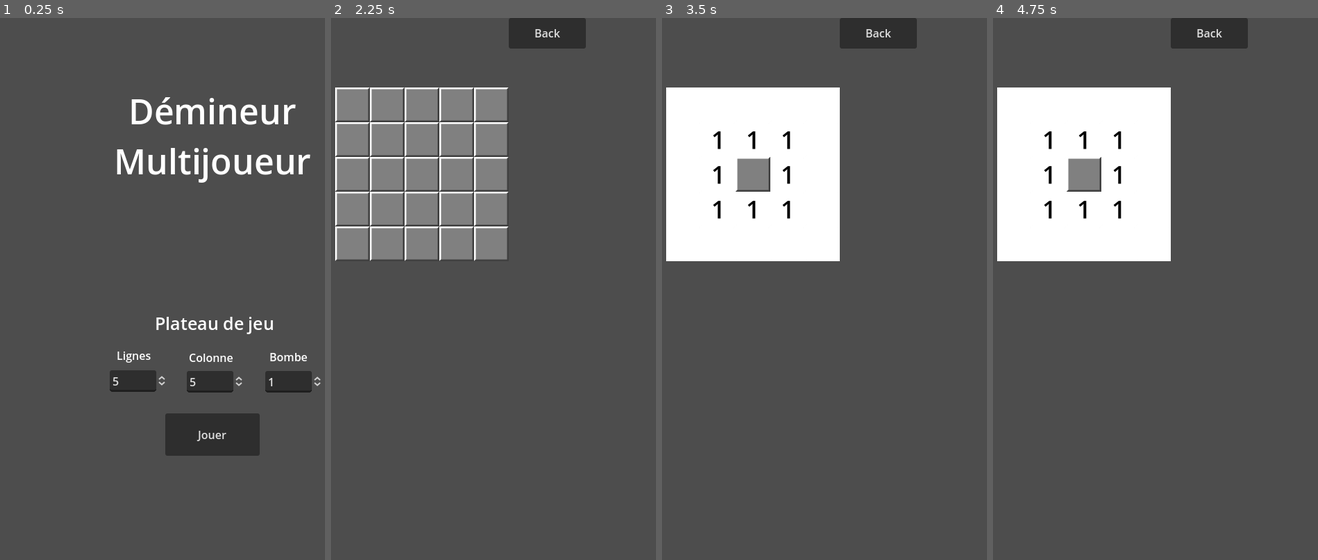
Above: before the commit, frames 1-4 (left to right).
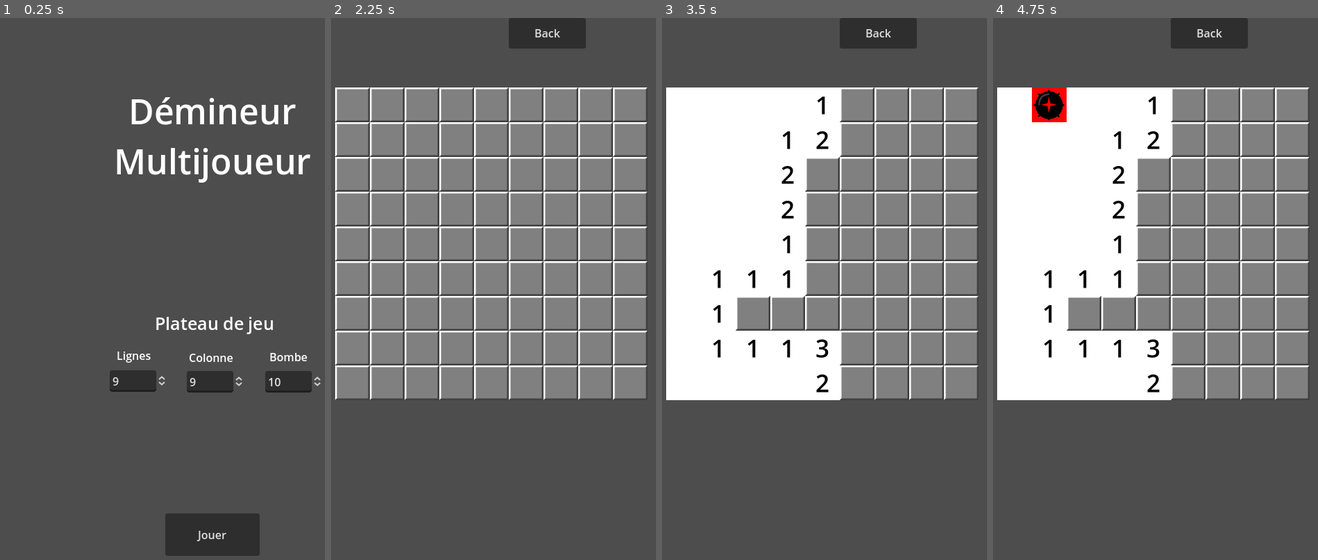
Above: after the commit, the same moments.

Repository: Jean-JacquesValmont/DemineurMultijoueur
Game: Godot game, scene res://Scene/Menu.tscn
Same seed, same stepped clock (60 frames per second), same inputs: the game is played once before the commit and once after it.
Inputs (mouse positions are in pixels of both pictures, inside the frame that each line leads up to):
- Up to frame 1 (0.25 s): no input
- Up to frame 2 (2.25 s): click "Jouer" at 0.5 s; click "Back" at 1.25 s; click "Jouer" at 2 s
- Up to frame 3 (3.5 s): tap Enter at 2.75 s; move the mouse to (684, 104) at 2.77 s; click (684, 104) at 2.92 s
- Up to frame 4 (4.75 s): tap Space at 3.5 s; move the mouse to (1048, 104) at 3.52 s; click (1048, 104) at 3.67 s; tap Enter at 4.25 s; move the mouse to (1084, 104) at 4.27 s; click (1084, 104) at 4.42 s

The runs differ from the first frame. In frame 1, 4.6% of the frame differs, in the area x 34-87%, y 66-100%; in frame 2, 34%; in frame 3, 38%; in frame 4, 39%, in the area x 1-98%, y 12-71%.

Commit message:
Modified checkSquare for updated the game because the bombs has very easy to find.

Diff:
--- a/Scene/Menu.tscn
+++ b/Scene/Menu.tscn
@@ -35,9 +35,9 @@
 anchor_right = 0.5
 anchor_bottom = 1.0
 offset_left = -68.0
-offset_top = -231.0
+offset_top = -87.0
 offset_right = 68.0
-offset_bottom = -170.0
+offset_bottom = -26.0
 grow_horizontal = 2
 grow_vertical = 0
 text = "Jouer"
@@ -97,7 +97,7 @@
 offset_bottom = 152.0
 min_value = 2.0
 max_value = 10.0
-value = 5.0
+value = 9.0
 
 [node name="SpinBoxColumn" type="SpinBox" parent="Settings"]
 layout_mode = 0
@@ -107,7 +107,7 @@
 offset_bottom = 153.0
 min_value = 2.0
 max_value = 10.0
-value = 5.0
+value = 9.0
 
 [node name="SpinBoxBomb" type="SpinBox" parent="Settings"]
 layout_mode = 0
@@ -117,7 +117,7 @@
 offset_bottom = 153.0
 min_value = 1.0
 max_value = 20.0
-value = 1.0
+value = 10.0
 
 [connection signal="button_down" from="ButtonPlay" to="." method="_on_button_play_button_down"]
 [connection signal="value_changed" from="Settings/SpinBoxLine" to="." method="_on_spin_box_line_value_changed"]
--- a/Script/Game.gd
+++ b/Script/Game.gd
@@ -32,15 +32,15 @@
 	for i in range(rowSize):
 		var row = []
 		for j in range(columnSize):
-			row.append(null)
+			row.append("hidden")
 		GlobalVariable.boardGame.append(row)
 	#print(GlobalVariable.boardGame)
 
 func _on_button_pressed():
 	GlobalVariable.boardGame = []
-	GlobalVariable.line = 5
-	GlobalVariable.column = 5
-	GlobalVariable.bomb = 1
+	GlobalVariable.line = 9
+	GlobalVariable.column = 9
+	GlobalVariable.bomb = 10
 	GlobalVariable.firstSquareClicked = false
 	GlobalVariable.bombExplosed = false
 	GlobalVariable.winGame = false
--- a/Script/GlobalVariable.gd
+++ b/Script/GlobalVariable.gd
@@ -1,9 +1,9 @@
 extends Node
 
 var boardGame = []
-var line = 5
-var column = 5
-var bomb = 1
+var line = 9
+var column = 9
+var bomb = 10
 var firstSquareClicked = false
 var bombExplosed = false
 var winGame = false
--- a/Script/Square.gd
+++ b/Script/Square.gd
@@ -27,6 +27,7 @@
 				else:
 					if GlobalVariable.boardGame[i][j] == null:
 						get_node("SquareEmpty").visible = true
+						hasClicked = true
 					else:
 						get_node("SquareWithBomb").visible = true
 						GlobalVariable.bombExplosed = true
@@ -46,15 +47,21 @@
 func checkSquare(iParam, jParam, offset_I, offset_J):
 	# Vérifie que les indices sont dans les limites du tableau
 	if (iParam + offset_I >= 0 and iParam + offset_I < GlobalVariable.column) and (jParam + offset_J >= 0 and jParam + offset_J < GlobalVariable.line):
+		# Si la case contient une bombe
+		if GlobalVariable.boardGame[iParam + offset_I][jParam + offset_J] == "bomb":
+			numberOfBombAround += 1
+
+func revealSquare(iParam, jParam, offset_I, offset_J):
+	# Vérifie que les indices sont dans les limites du tableau
+	if (iParam + offset_I >= 0 and iParam + offset_I < GlobalVariable.column) and (jParam + offset_J >= 0 and jParam + offset_J < GlobalVariable.line):
 		# Si la case est vide
-		if GlobalVariable.boardGame[iParam + offset_I][jParam + offset_J] == null:
+		if GlobalVariable.boardGame[iParam + offset_I][jParam + offset_J] == "hidden":
 			var numberOfChildren = get_parent().get_child_count()
 			for f in range(numberOfChildren):
 				# Vérifie si le carré correspondant est trouvé
 				if get_parent().get_child(f).i == iParam + offset_I and get_parent().get_child(f).j == jParam + offset_J:
 					get_parent().get_child(f).get_node("SquareEmpty").visible = true
-		else:
-			numberOfBombAround += 1
+					GlobalVariable.boardGame[iParam + offset_I][jParam + offset_J] = "reveal"
 
 func checkAroundSquare(iParam,jParam):
 	numberOfBombAround = 0
@@ -66,6 +73,16 @@
 	checkSquare(iParam,jParam,1,-1)
 	checkSquare(iParam,jParam,0,-1)
 	checkSquare(iParam,jParam,-1,-1)
+
+	if numberOfBombAround == 0:
+		revealSquare(iParam,jParam,-1,0)
+		revealSquare(iParam,jParam,-1,1)
+		revealSquare(iParam,jParam,0,1)
+		revealSquare(iParam,jParam,1,1)
+		revealSquare(iParam,jParam,1,0)
+		revealSquare(iParam,jParam,1,-1)
+		revealSquare(iParam,jParam,0,-1)
+		revealSquare(iParam,jParam,-1,-1)
 
 func searchSquareEmpty():
 	var numberOfChildren = get_parent().get_child_count()
@@ -79,10 +96,10 @@
 
 		for f in range(numberOfChildren):
 			var child = get_parent().get_child(f)
-			var square_empty_node = child.get_node("SquareEmpty")
+			var squareEmptyNode = child.get_node("SquareEmpty")
 
 			# Si le carré est déjà visible, on le traite
-			if square_empty_node.visible:
+			if squareEmptyNode.visible:
 				currentVisibleCount += 1
 				# Vérifie les cases autour de ce carré
 				checkAroundSquare(child.i, child.j)
@@ -91,4 +108,5 @@
 					child.get_node("NumberOfBombAround").visible = true
 					child.get_node("NumberOfBombAround").text = str(numberOfBombAround)
 
-		print("Nombre de carrés vides trouvés :", currentVisibleCount)
+		#print("Nombre de carrés vides trouvés :", currentVisibleCount)
+	print("Board updated:", GlobalVariable.boardGame)
